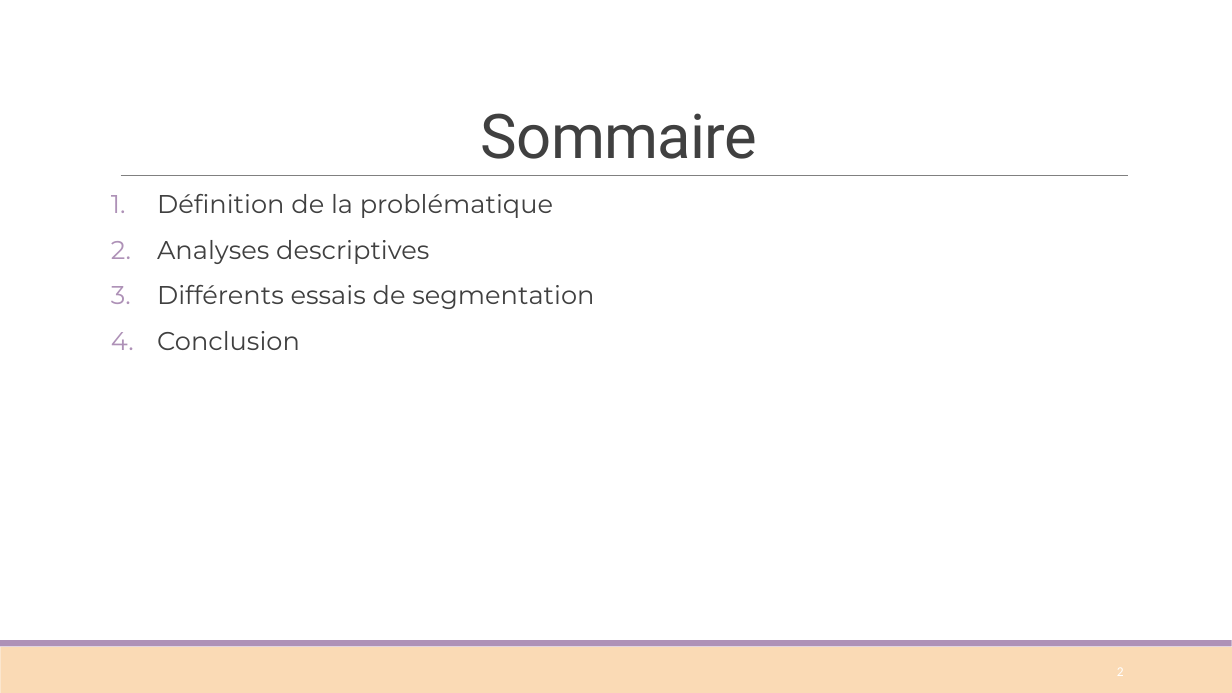
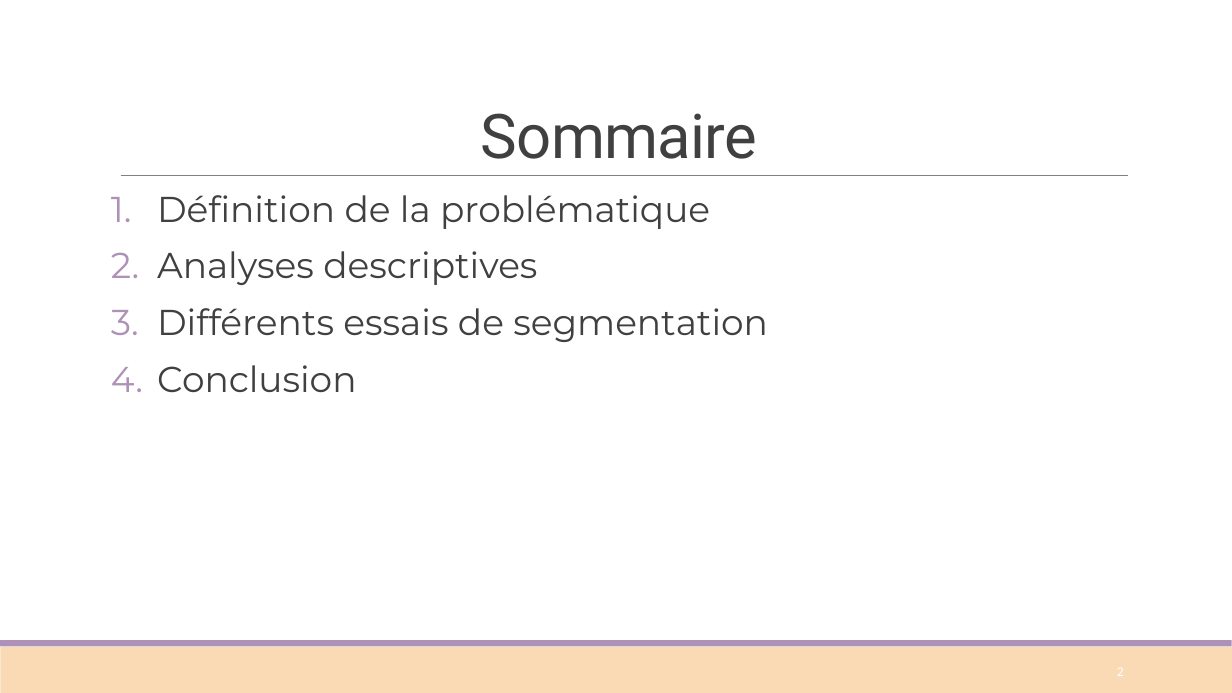
Before and after one commit to Sylvariane/segmentez_les_clients, a slide deck: slide 2 of POlist_03_presentation.pptx. Drawn at 1232x693 pixels with LibreOffice and Linux fonts; fonts in the diff are those of the drawing. Boxes give left, top, right and bottom in pixels: in the first picture for what was removed or moved away, otherwise in the second. Text is boxed around its words. In the diff, an @@ line names an element or a change of style, - is before the commit and + after.

```diff
--- a/POlist_03_presentation.pptx
+++ b/POlist_03_presentation.pptx
@@ text "Définition de la problématique" at [157, 195, 768, 392]: size 20 to 28 pt @@
```
Also in this commit, not shown: 4 other slides changed, 1 slide added, 1 slide removed.
